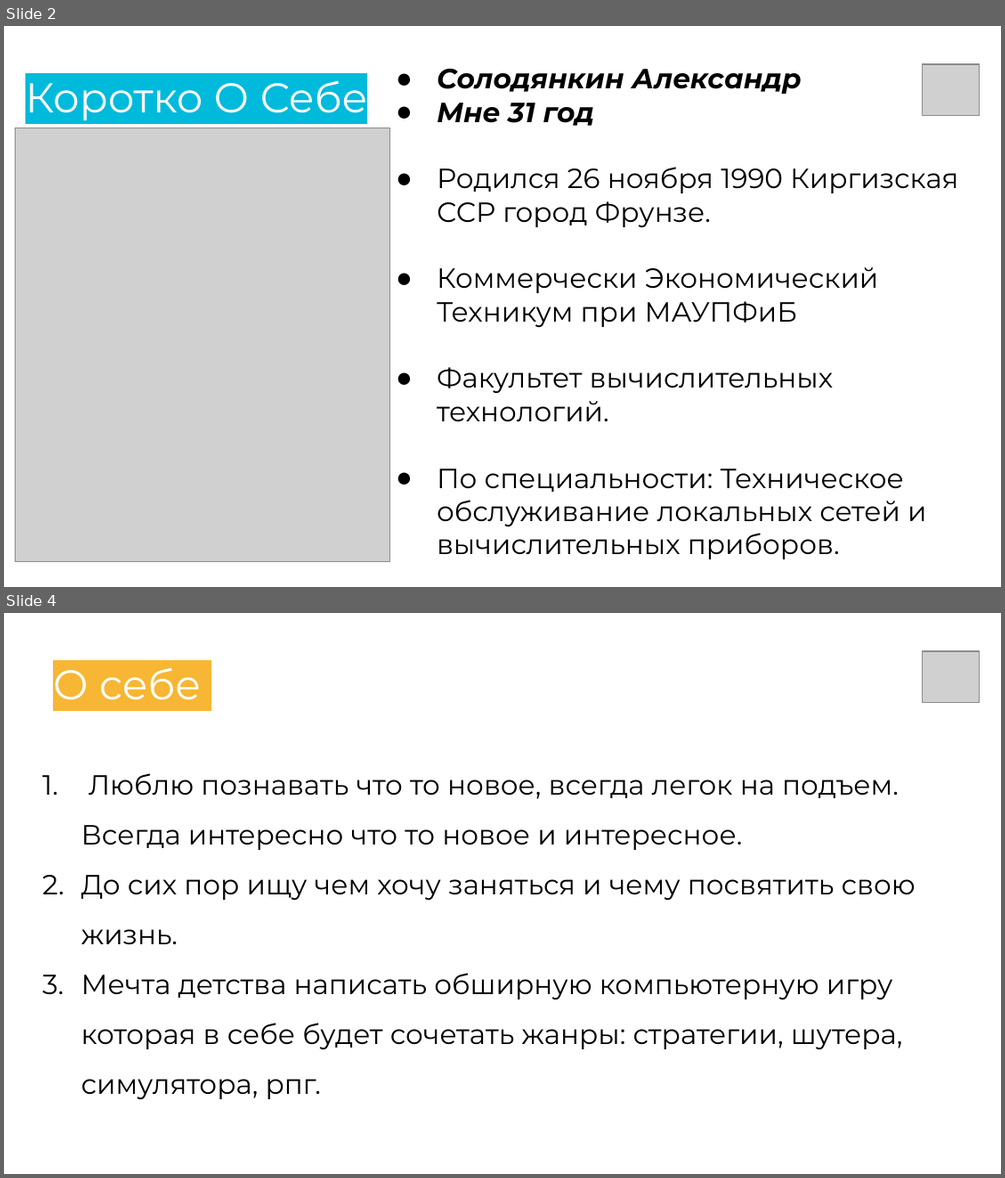
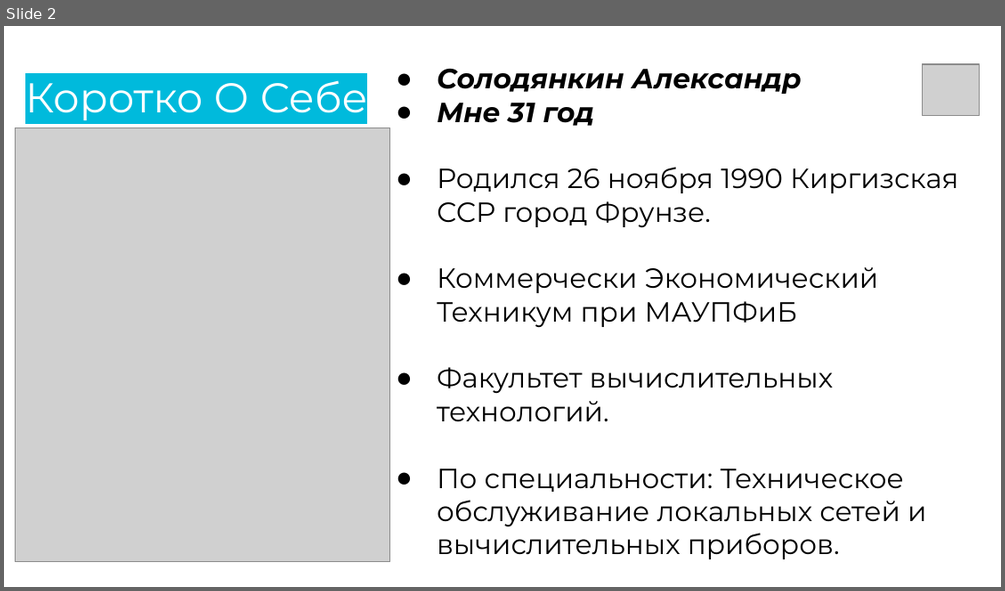
Before and after one commit to AlexanderSolodyankin/MyProject, a slide deck: Презинтация/Driver Room презентаций W21.pptx. Shown one above the other, each under a label of ours: slides 2 and 4 before the commit, slide 2 after it; the slides between them are not shown. The pictures are 1005x1178 and 1005x591 pixels, drawn with LibreOffice and Linux fonts; fonts in the diff are those of the drawing; grey boxes stand for pictures. Boxes give left, top, right and bottom in pixels: in the first picture for what was removed or moved away, otherwise in the second. Text is boxed around its words. In the diff, an @@ line names an element or a change of style, - is before the commit and + after.

```diff
--- a/Презинтация/Driver Room презентаций W21.pptx
+++ b/Презинтация/Driver Room презентаций W21.pptx
@@ slide 4 removed at [4, 613, 1001, 1174], background #FFFFFF @@
@@ text removed at [53, 659, 201, 700] @@
-О себе
@@ picture removed at [922, 651, 979, 702] @@
@@ text removed at [81, 773, 915, 1050] @@
-1. Люблю познавать что то новое, всегда легок на подъем. Всегда интересно что то новое и интересное.
-2. До сих пор ищу чем хочу заняться и чему посвятить свою жизнь.
-3. Мечта детства написать обширную компьютерную игру которая в себе будет сочетать жанры: стратегии, шутера, симулятора, рпг.
```
Also in this commit, not shown: 6 slides changed, 2 slides added, 12 other files.
